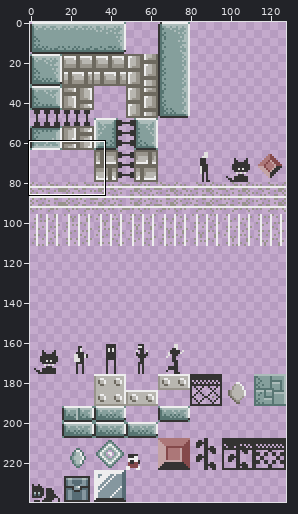
File history of a sprite sheet, assets/images/tiles.png. The first picture is a wide view before the edit; the outline marks the close-up.
Close-up. First the earlier version:
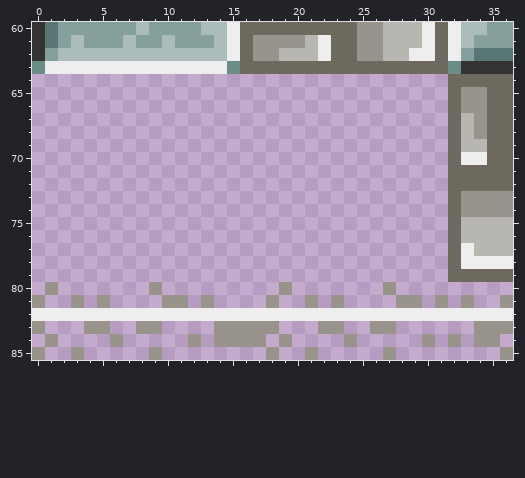
The file is 128x240 pixels. Colours within 5 levels of each other are drawn and written as one. Shown: x 0..36, y 60..85.
After the commit:
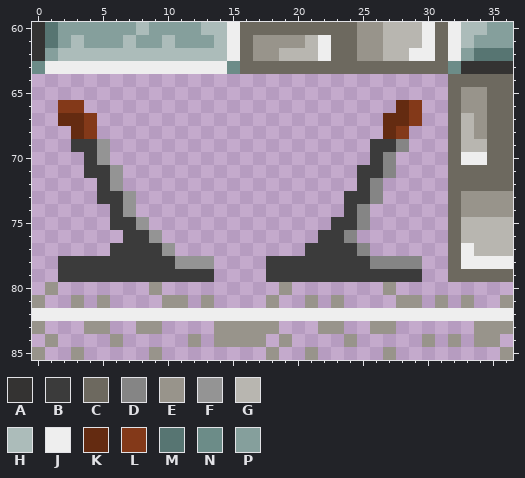
Palette (. is transparent): A #343332  B #3b3b3b  C #6d695f  D #858585  E #98948b  F #949494  G #b8b6b0  H #acbcba  J #eeeeee  K #642b11  L #833919  M #577572  N #6c8c88  P #859f9c
What changed:
The author put colour B in row 69 at x 3 to 4 and 26 to 27; in row 70 at x 4 and 26; in row 71 at x 4 to 5 and 25 to 26; in row 72 at x 5 and 25; in row 73 at x 5 to 6 and 24 to 25; in row 74 at x 6 and 24.
The author put colour B in row 75 at x 6 to 7 and 23 to 24; in row 76 at x 7 to 8 and 22 to 23; in row 77 at x 6 to 9 and 21 to 24; in row 78 at x 2 to 10 and 18 to 25; in row 79 at x 2 to 13 and 18 to 29.
The author put colour D in row 69 at x 28; in rows 70 to 71 at x 27; in rows 72 to 73 at x 26; in rows 74 to 75 at x 25; in row 76 at x 24; in row 77 at x 25.
The author put colour D in row 78 at x 26 to 29.
The author put colour F in rows 69 to 70 at x 5; in rows 71 to 72 at x 6; in rows 73 to 74 at x 7; in row 75 at x 8; in row 76 at x 9; in row 77 at x 10.
The author put colour F in row 78 at x 11 to 13.
The author put colour K in row 66 at x 28; in row 67 at x 2 to 3 and 27 to 28; in row 68 at x 3 and 27.
The author put colour L in row 66 at x 2 to 3 and 29; in row 67 at x 4 and 29; in row 68 at x 4 and 28.
Where, in picture pixels (left, top, right, bottom), the same in both close-ups:
added: (58, 100, 214, 282)
added: (266, 100, 422, 282)
